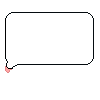
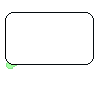
The second 100 × 100 image is a revision of the first. Changes to its layers:
painted on "Layer 1" over [5, 62, 17, 73]
hid "Background" over [5, 62, 17, 73]
